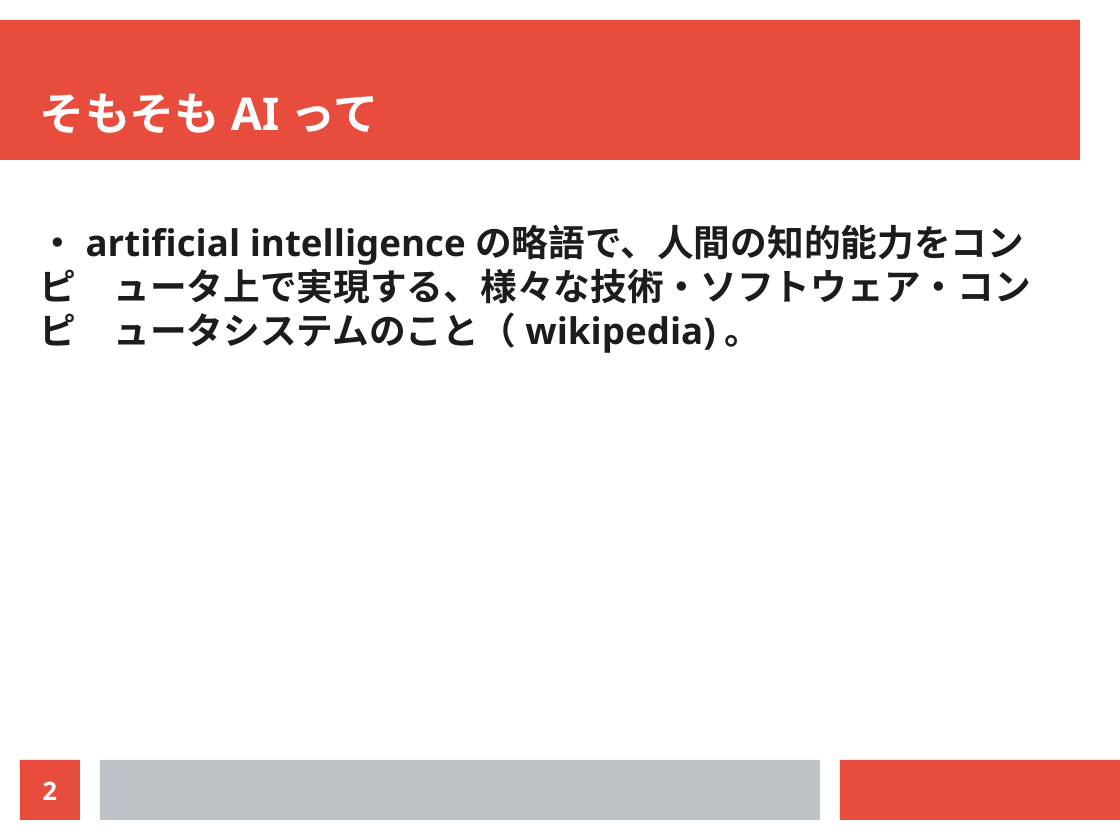
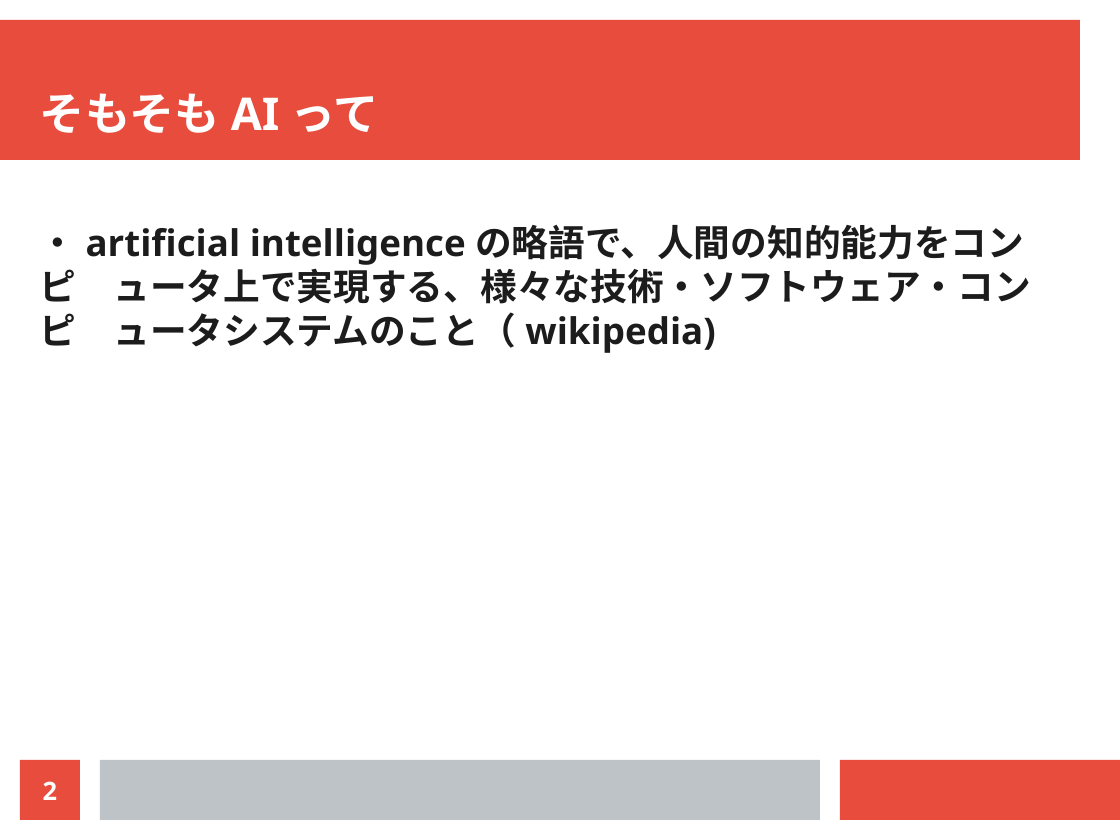
Before and after one commit to ducksfrogs/AIQuest, a slide deck: slide 2 of pbl01_2/docs/presen2.odp. Drawn at 1120x840 pixels with LibreOffice and Linux fonts; fonts in the diff are those of the drawing. Boxes give left, top, right and bottom in pixels: in the first picture for what was removed or moved away, otherwise in the second. Text is boxed around its words. In the diff, an @@ line names an element or a change of style, - is before the commit and + after.

```diff
--- a/pbl01_2/docs/presen2.odp
+++ b/pbl01_2/docs/presen2.odp
@@ text at box(40, 225, 1030, 353): text changed @@
-・artificial intelligenceの略語で、人間の知的能力をコンピ ュータ上で実現する、様々な技術・ソフトウェア・コンピ ュータシステムのこと（wikipedia)。
+・artificial intelligenceの略語で、人間の知的能力をコンピ ュータ上で実現する、様々な技術・ソフトウェア・コンピ ュータシステムのこと（wikipedia)
```
Also in this commit, not shown: 1 other slide changed, 1 slide added, 1 slide removed, 6 other files.
